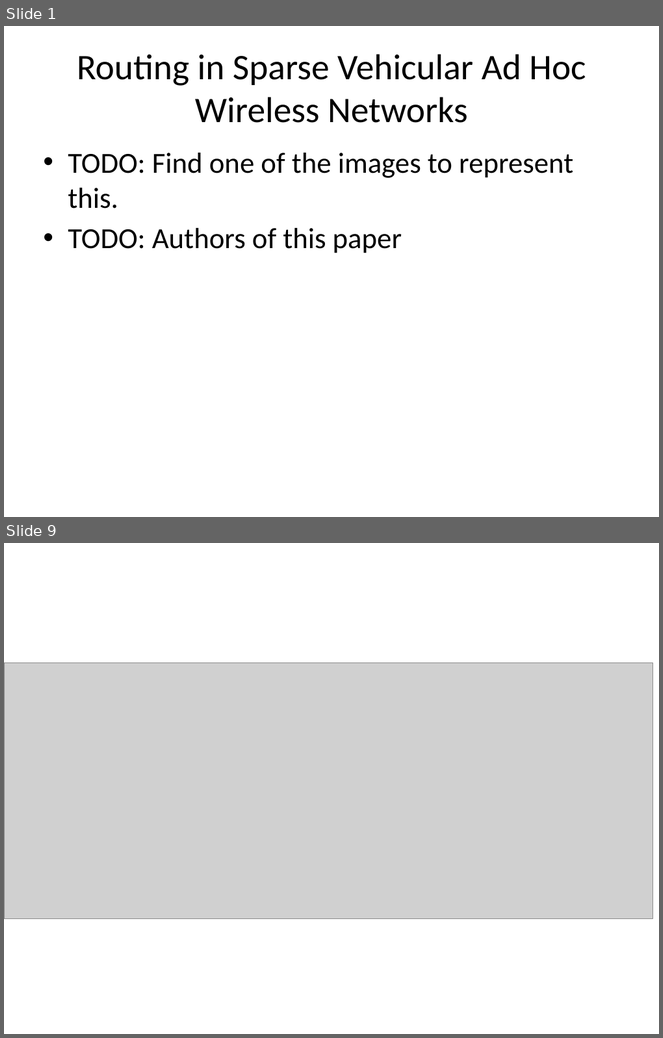
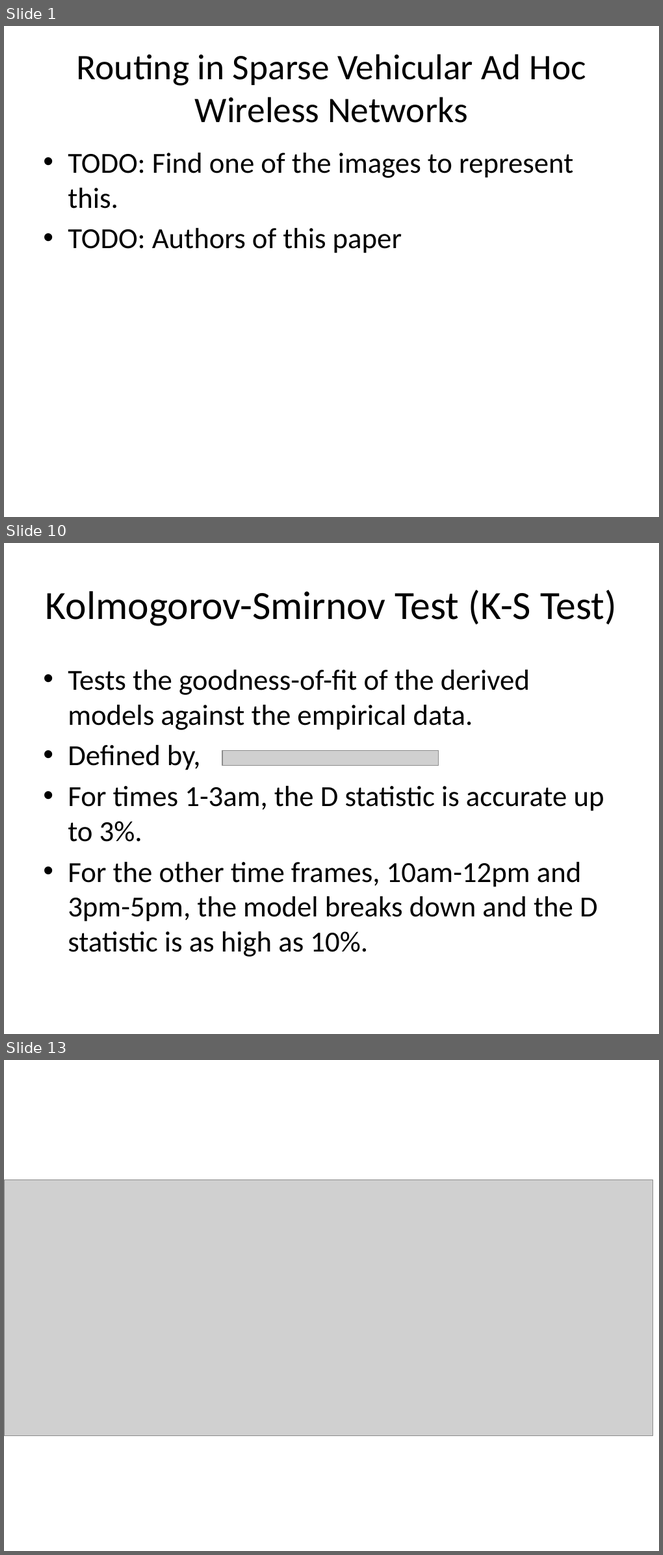
Before and after one commit to f33losopher/EEMaster_VANET, a slide deck: VANET_Felix.pptx. Shown one above the other, each under a label of ours: slides 1 and 9 before the commit, slides 1, 10 and 13 after it; the slides between them are not shown. The pictures are 663x1038 and 663x1555 pixels, drawn with LibreOffice and Linux fonts; fonts in the diff are those of the drawing; grey boxes stand for pictures. Boxes give left, top, right and bottom in pixels: in the first picture for what was removed or moved away, otherwise in the second. Text is boxed around its words. In the diff, an @@ line names an element or a change of style, - is before the commit and + after.

Commit message:
Work up to impact of market penetration Added stuff to power point up to K-S Test

```diff
--- a/VANET_Felix.pptx
+++ b/VANET_Felix.pptx
@@ slide 10 added at box(4, 543, 659, 1034), background #FFFFFF @@
@@ title added at box(46, 590, 617, 626), 44 pt, text #000000 @@
+Kolmogorov-Smirnov Test (K-S Test)
@@ text added at box(68, 670, 605, 957), 32 pt, text #000000 @@
+• Tests the goodness-of-fit of the derived models against the empirical data.
+• Defined by,
+• For times 1-3am, the D statistic is accurate up to 3%.
+• For the other time frames, 10am-12pm and 3pm-5pm, the model breaks down and the D statistic is as high as 10%.
@@ picture added at box(222, 751, 438, 766) @@
@@ what was slide 9 is now slide 13 @@
```
Also in this commit, not shown: 10 other slides added, 7 slides removed, 2 other files.
